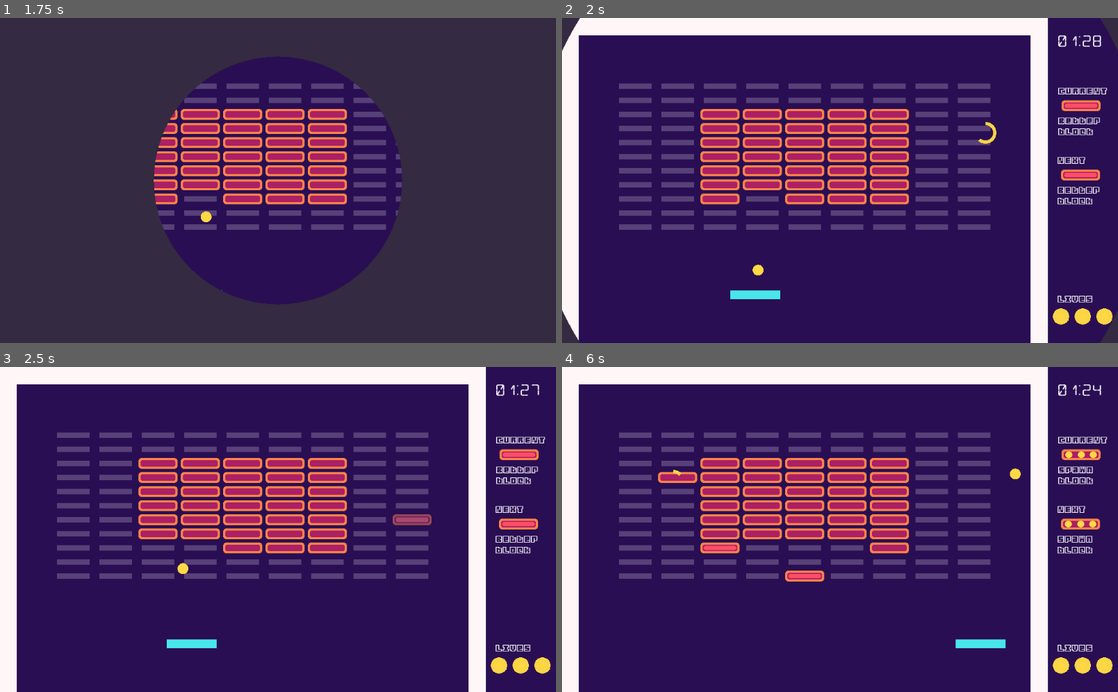
Above: before the commit, frames 1-4 (two rows, left to right).
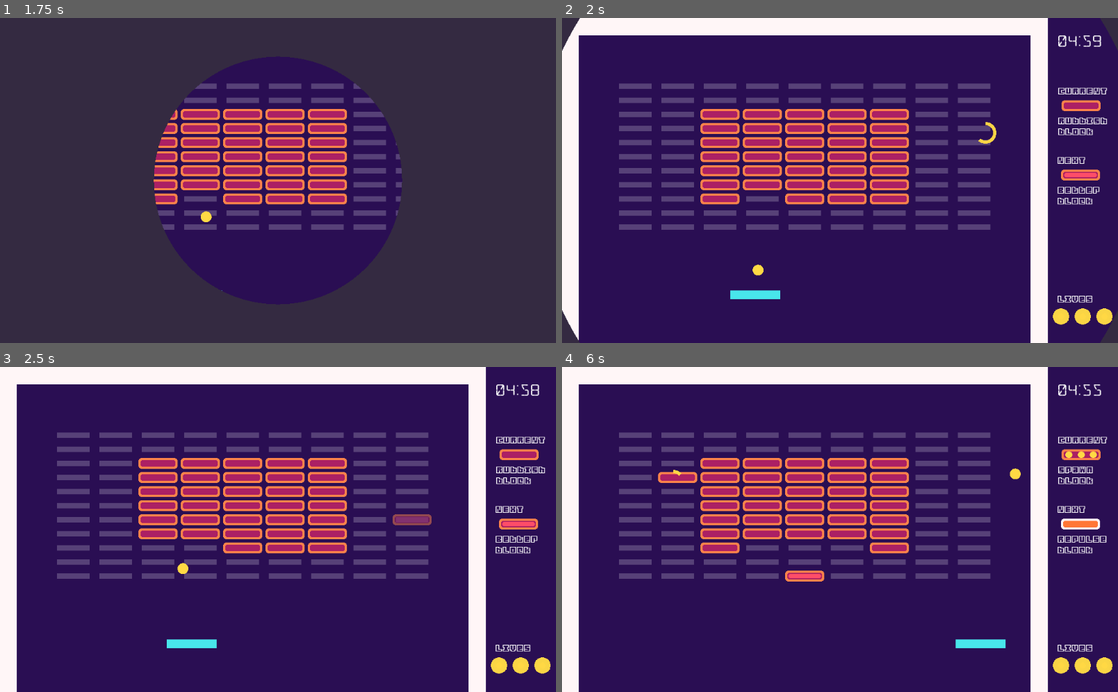
Above: after the commit, the same moments.

Repository: marc-hugh-tom/gmtk-game-jam-2023
Game: Godot game, scene res://scenes/SceneManager.tscn
The game is run twice, just before and just after one commit, with the same random seed, the same clock (stepped at 60 frames per second) and the same inputs.
Inputs (mouse positions are in pixels of both pictures, inside the frame that each line leads up to):
- Up to frame 1 (1.75 s): click "PLAY" at 0.5 s; click "PLAY" at 1.25 s
- Up to frame 2 (2 s): no input
- Up to frame 3 (2.5 s): move the mouse to (400, 513) at 2.02 s; press the mouse at (400, 513) at 2.03 s; hold Right (ui_right) from 2.03 s (still down)
- Up to frame 4 (6 s): move the mouse to (728, 545) at 2.77 s; release Right (ui_right) at 2.78 s; release the mouse at (728, 545) at 2.78 s; hold Left (ui_left) 2.78-3.53 s; click (728, 545) at 2.85 s; move the mouse to (895, 458) at 3.52 s; press the mouse at (895, 458) at 3.53 s; hold Right (ui_right) 3.53-5.03 s; move the mouse to (812, 594) at 4.27 s; release the mouse at (812, 594) at 4.28 s; click (812, 594) at 4.35 s; move the mouse to (1006, 578) at 5.02 s; press the mouse at (1006, 578) at 5.03 s; hold Left (ui_left) from 5.03 s (still down); move the mouse to (673, 480) at 5.77 s; release the mouse at (673, 480) at 5.78 s; click (673, 480) at 5.85 s

Frame 1 is identical in both runs. In frame 2, 0.2% of the frame differs, in the area x 89-99%, y 5-33%; in frame 3, 0.3%; in frame 4, 0.5%, in the area x 25-98%, y 5-57%.

Commit message:
tweaks

Diff:
--- a/scenes/GameState.tscn
+++ b/scenes/GameState.tscn
@@ -29,7 +29,7 @@
 custom_fonts/font = SubResource( 2 )
 
 [node name="WinCountdownTimer" type="Timer" parent="."]
-wait_time = 89.0
+wait_time = 300.0
 one_shot = true
 autostart = true
 
--- a/scripts/Globals.gd
+++ b/scripts/Globals.gd
@@ -6,7 +6,7 @@
 	[
 		preload("res://scenes/BlockBasic.tscn"),
 		"Rubbish\nblock",
-		1.0
+		0.9
 	],
 	[
 		preload("res://scenes/BlockTough.tscn"),
@@ -16,7 +16,7 @@
 	[
 		preload("res://scenes/BlockSpawn.tscn"),
 		"Builder\nblock",
-		0.5
+		0.2
 	],
 	[
 		preload("res://scenes/BlockRepulse.tscn"),
@@ -26,7 +26,7 @@
 	[
 		preload("res://scenes/BlockBallSpawn.tscn"),
 		"Spawn\nblock",
-		0.5
+		0.2
 	],
 ]
 
